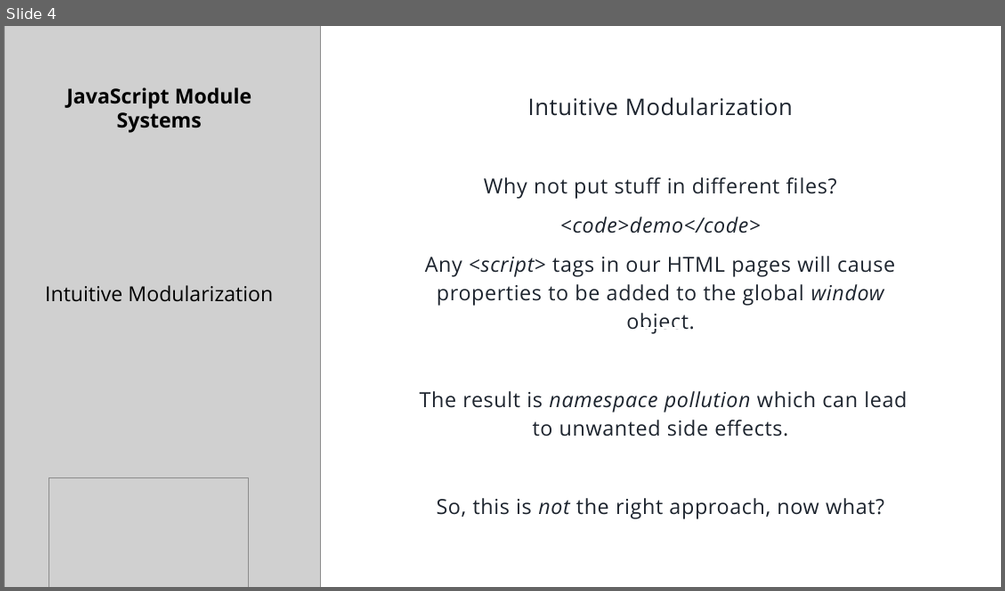
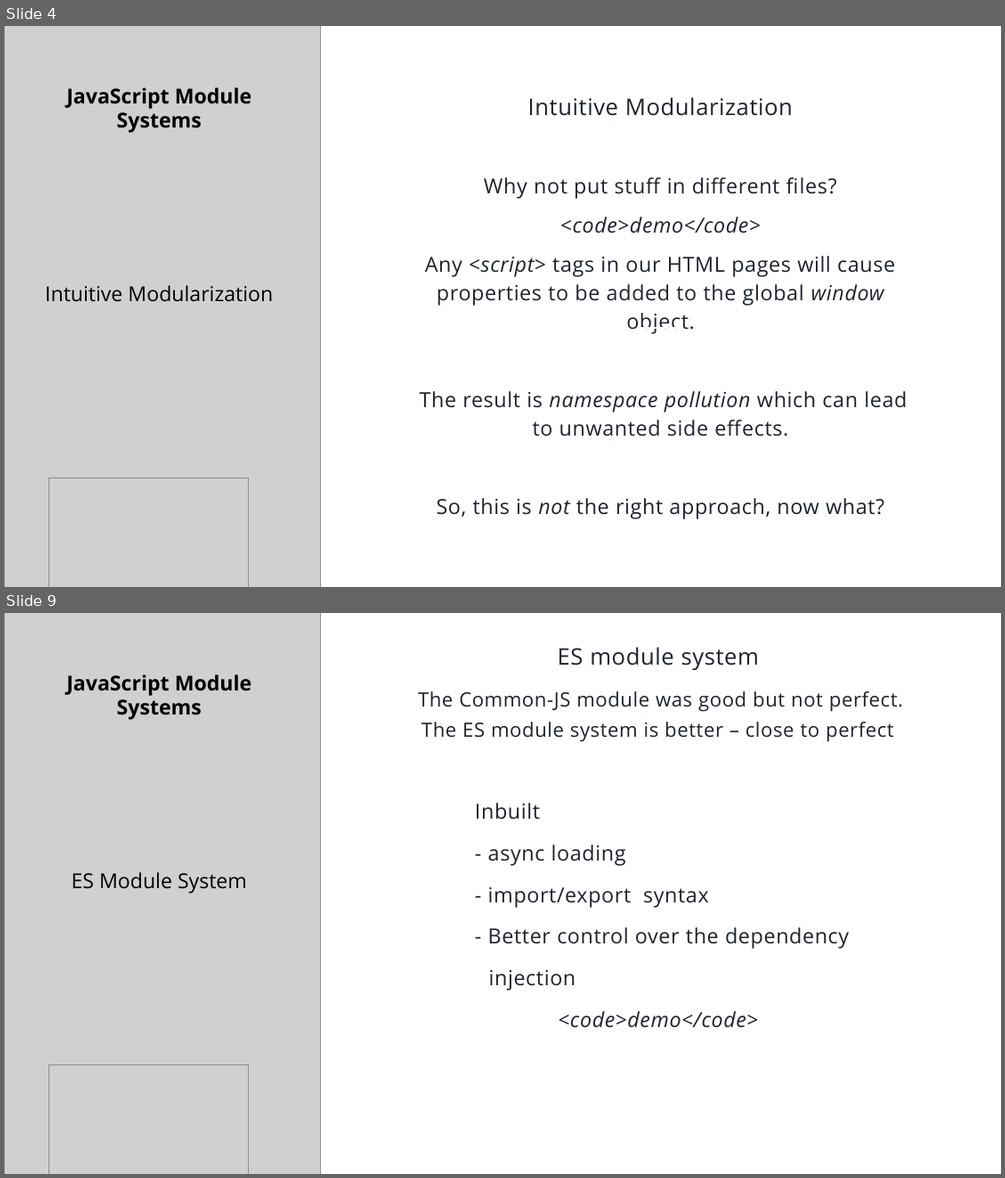
Before and after one commit to sjsam/js-module-systems, a slide deck: presentation.pptx. Shown one above the other, each under a label of ours: slide 4 before the commit, slides 4 and 9 after it; the slides between them are not shown. The pictures are 1005x591 and 1005x1178 pixels, drawn with LibreOffice and Linux fonts; fonts in the diff are those of the drawing; grey boxes stand for pictures. Boxes give left, top, right and bottom in pixels: in the first picture for what was removed or moved away, otherwise in the second. Text is boxed around its words. In the diff, an @@ line names an element or a change of style, - is before the commit and + after.

Commit message:
till common js

```diff
--- a/presentation.pptx
+++ b/presentation.pptx
@@ slide 9 added at [4,613,1001,1174], background #FFFFFF @@
@@ rectangle added at [4,613,1001,1174], fill #FFFFFF @@
@@ picture added at [4,613,320,1174] @@
@@ subtitle added at [418,647,903,1028], 20 pt, text #1D242E @@
+ES module system
+The Common-JS module was good but not perfect. The ES module system is better – close to perfect
+    Inbuilt
+- async loading
+- import/export syntax
+- Better control over the dependency
+injection
+<code>demo</code>
@@ title added at [66,674,252,892], 19.8 pt, text #000000, bold @@
+JavaScript Module Systems
+ES Module System
@@ line added from (639, 915) to (683, 915), #FFFFFF 1 pt @@
@@ picture added at [48,1064,249,1174] @@
```
Also in this commit, not shown: 3 slides changed, 3 other slides added, 20 other files.
